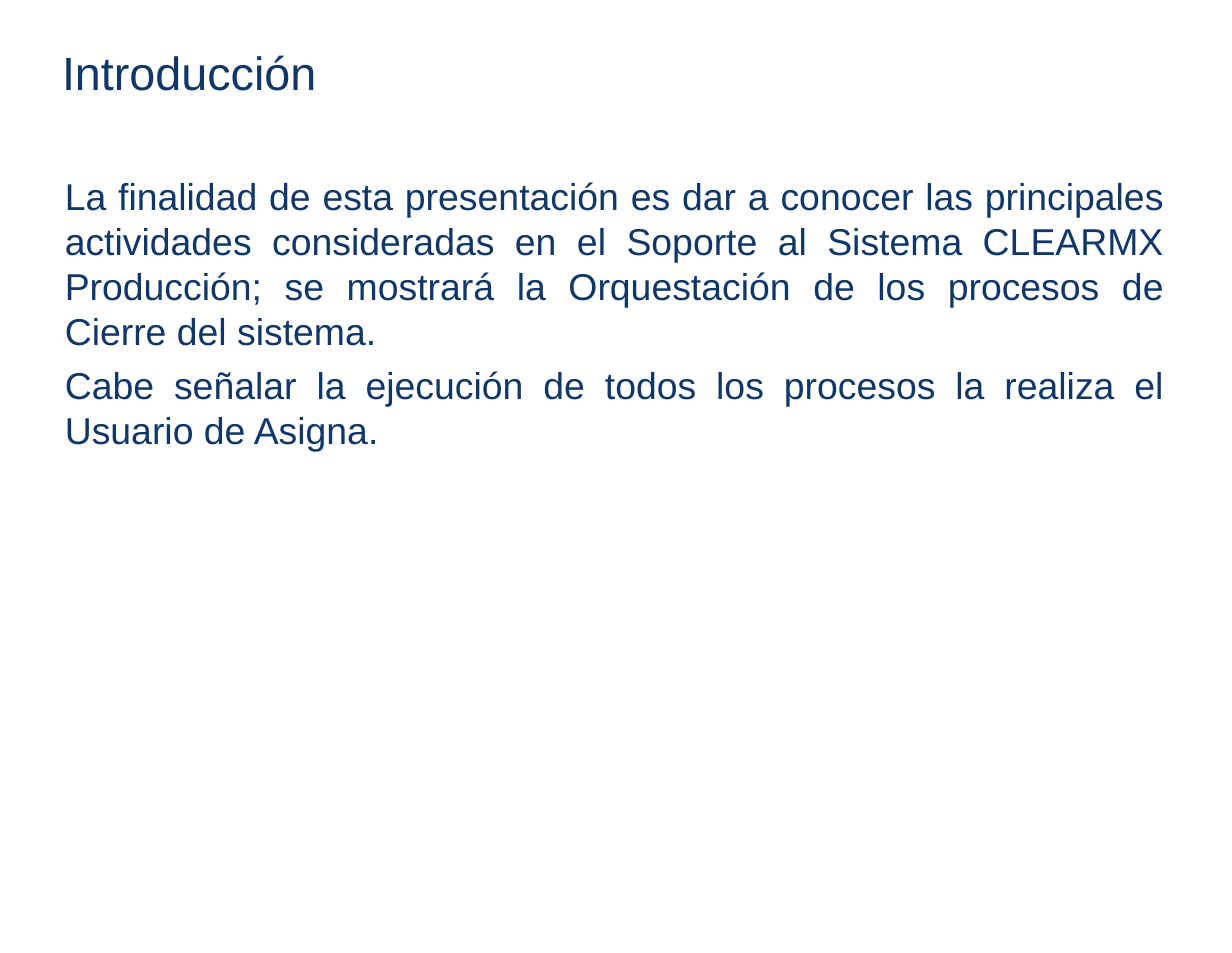
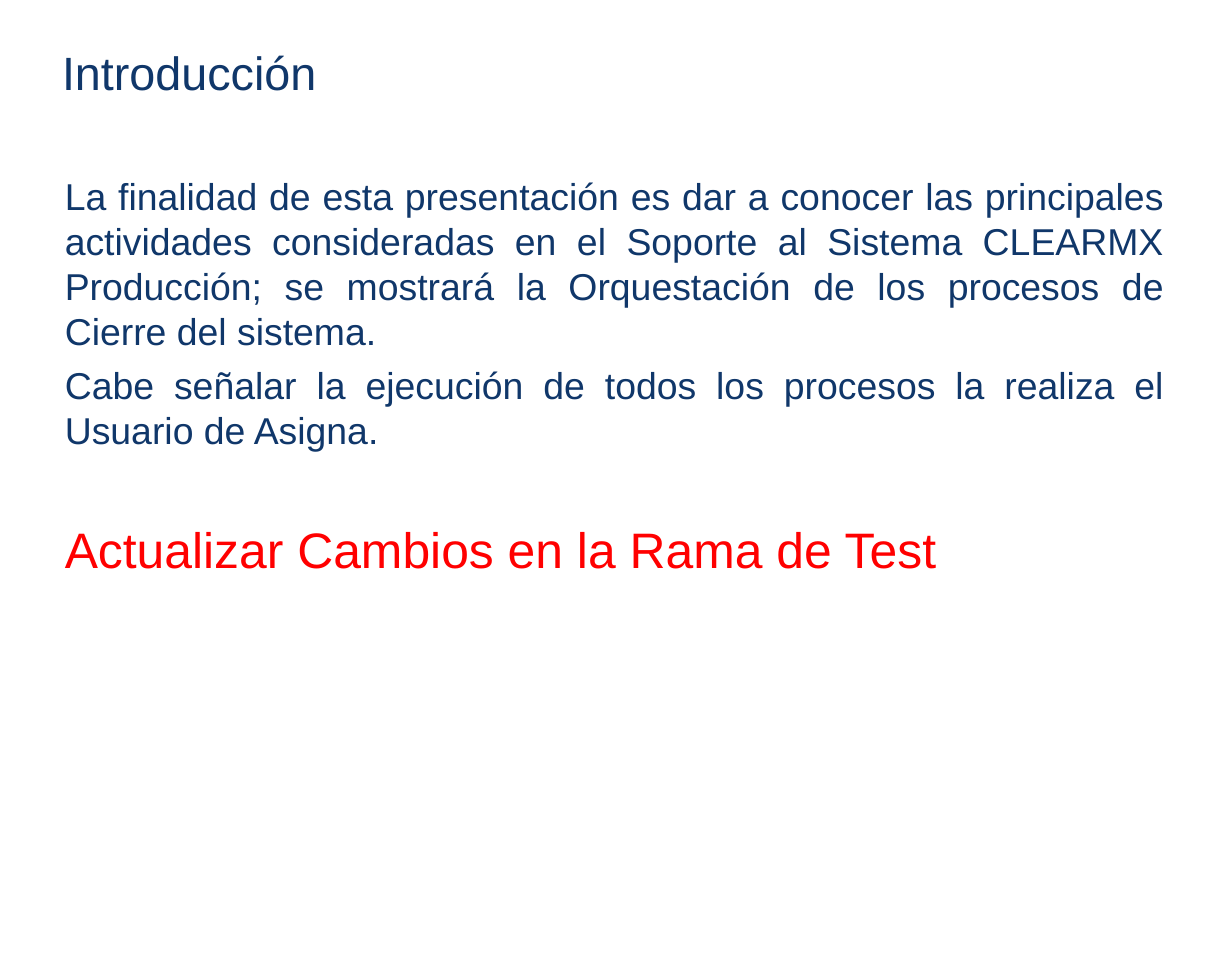
Before and after one commit to Lucy8275/PruebasHAAsigna, a slide deck: slide 3 of SoporteProduccion-Procesos de Precierre_Cierre.ppt. Drawn at 1232x953 pixels with LibreOffice and Linux fonts; fonts in the diff are those of the drawing; background and template pictures are left out. Boxes give left, top, right and bottom in pixels: in the first picture for what was removed or moved away, otherwise in the second. Text is boxed around its words. In the diff, an @@ line names an element or a change of style, - is before the commit and + after.

Commit message:
Cambios color en Test

```diff
--- a/SoporteProduccion-Procesos de Precierre_Cierre.ppt
+++ b/SoporteProduccion-Procesos de Precierre_Cierre.ppt
@@ text at bbox=[65, 532, 936, 569]: paragraph added @@
+Actualizar Cambios en la Rama de Test
```
